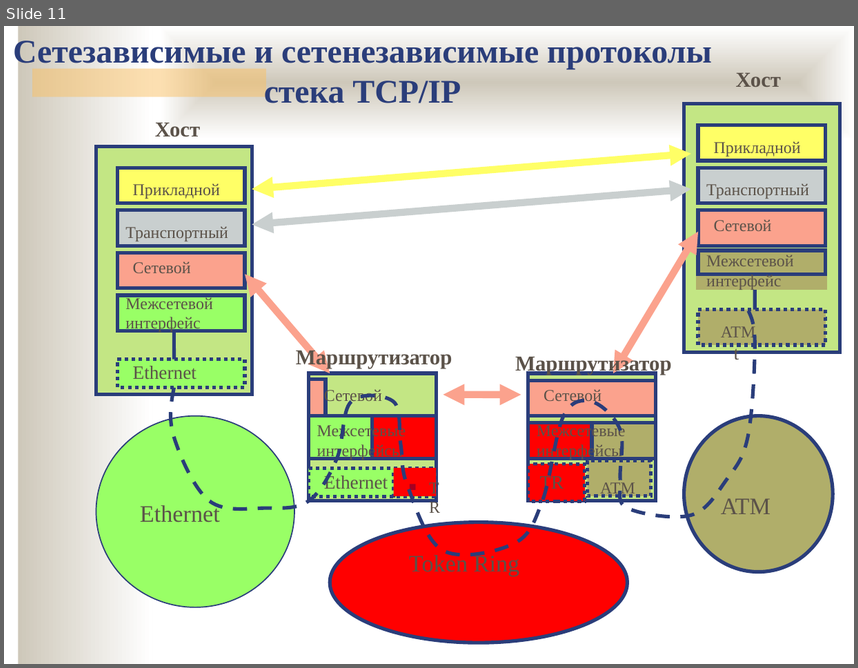
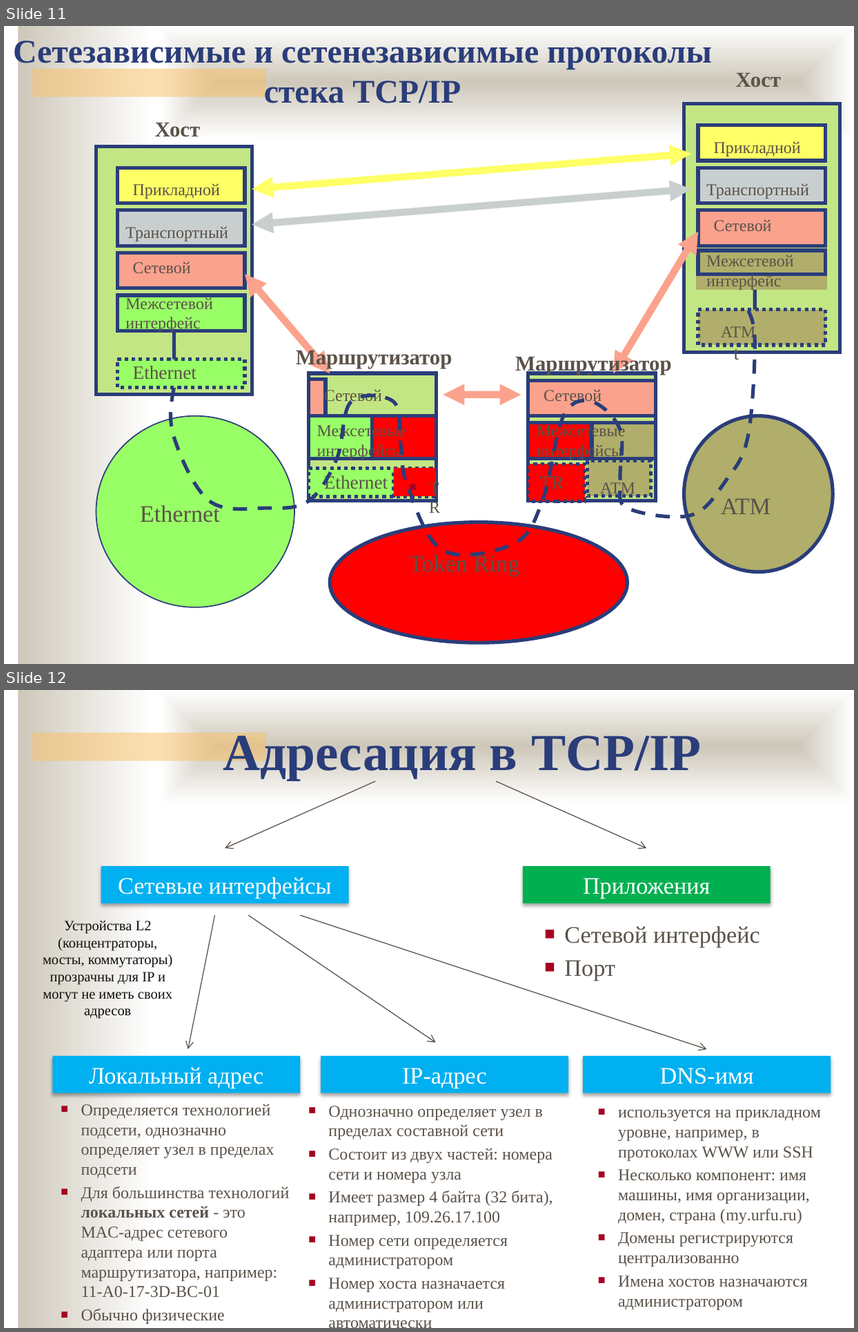
Before and after one commit to ukoloff/nets, a slide deck: 09.pptx. Shown one above the other, each under a label of ours: slide 11 before the commit, slides 11 and 12 after it. The pictures are 858x668 and 858x1332 pixels, drawn with LibreOffice and Linux fonts; fonts in the diff are those of the drawing; background and template pictures are left out. Boxes give left, top, right and bottom in pixels: in the first picture for what was removed or moved away, otherwise in the second. Text is boxed around its words. In the diff, an @@ line names an element or a change of style, - is before the commit and + after.

```diff
--- a/09.pptx
+++ b/09.pptx
@@ slide 12 added at (4, 690, 854, 1328), background #FFFFFF; not listed: 3 template elements that a slide beside it also shows @@
@@ text added at (223, 733, 701, 780), 44 pt, text #2A3D7A, bold @@
+Адресация в TCP/IP
@@ arrow added from (375, 781) to (225, 848), #5B5249 0.75 pt @@
@@ arrow added from (496, 781) to (646, 848), #5B5249 0.75 pt @@
@@ rectangle added at (101, 866, 348, 903), fill #00B0F0, 20 pt, text #FFFFFF @@
+Сетевые интерфейсы
@@ rectangle added at (523, 866, 770, 903), fill #00B050, 20 pt, text #FFFFFF @@
+Приложения
@@ arrow added from (215, 915) to (188, 1049), #5B5249 0.75 pt @@
@@ arrow added from (248, 915) to (436, 1042), #5B5249 0.75 pt @@
@@ arrow added from (300, 915) to (707, 1049), #5B5249 0.75 pt @@
@@ text added at (43, 920, 173, 1018), 12 pt, text #100E0C @@
+Устройства L2 (концентраторы, мосты, коммутаторы) прозрачны для IP и могут не иметь своих адресов
@@ text added at (564, 926, 760, 980), 20 pt, text #5B5249 @@
+■ Сетевой интерфейс
+■ Порт
@@ rectangle added at (52, 1056, 300, 1093), fill #00B0F0, 20 pt, text #FFFFFF @@
+Локальный адрес
@@ rectangle added at (321, 1056, 568, 1093), fill #00B0F0, 20 pt, text #FFFFFF @@
+IP-адрес
@@ rectangle added at (583, 1056, 831, 1093), fill #00B0F0, 20 pt, text #FFFFFF @@
+DNS-имя
@@ text added at (81, 1103, 290, 1323), 14 pt, text #5B5249 @@
+■ Определяется технологией подсети, однозначно определяет узел в пределах подсети
+■ Для большинства технологий локальных сетей - это MAC-адрес сетевого адаптера или порта маршрутизатора, например: 11-А0-17-3D-BC-01
+■ Обычно физические
@@ text added at (328, 1105, 553, 1312), 14 pt, text #5B5249 @@
+■ Однозначно определяет узел в пределах составной сети
+■ Состоит из двух частей: номера сети и номера узла
+■ Имеет размер 4 байта (32 бита), например, 109.26.17.100
+■ Номер сети определяется администратором
+■ Номер хоста назначается администратором или автоматически
@@ text added at (618, 1109, 821, 1310), 14 pt, text #5B5249 @@
+■ используется на прикладном уровне, например, в протоколах WWW или SSH
+■ Несколько компонент: имя машины, имя организации, домен, страна (my.urfu.ru)
+■ Домены регистрируются централизованно
+■ Имена хостов назначаются администратором
```
Also in this commit, not shown: 15 other slides added.
